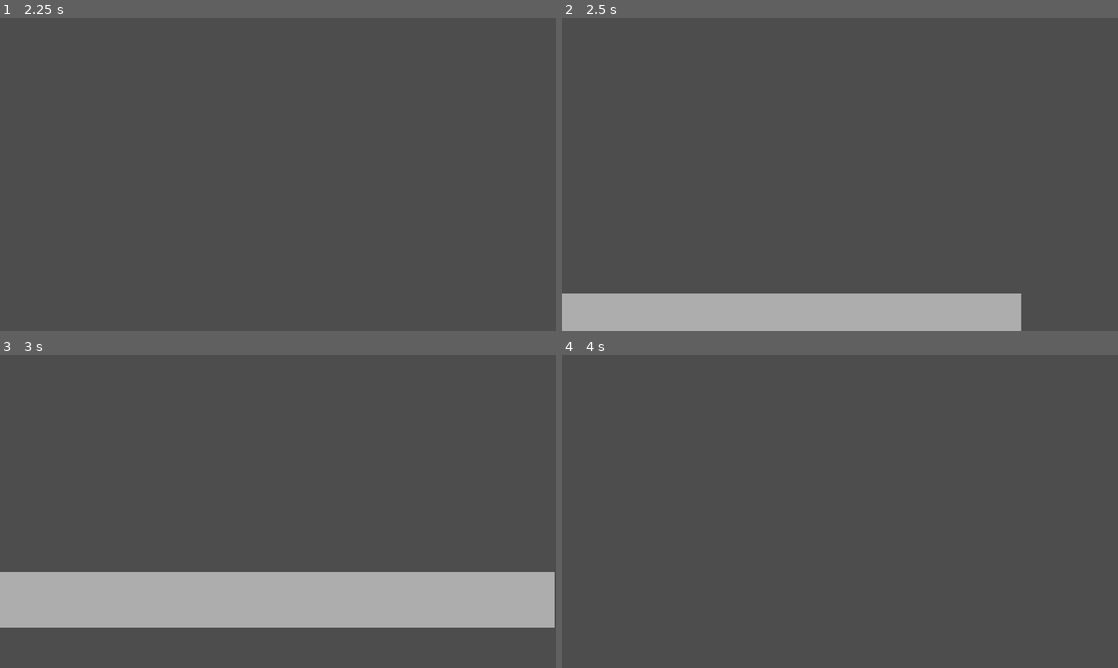
Above: before the commit, frames 1-4 (two rows, left to right).
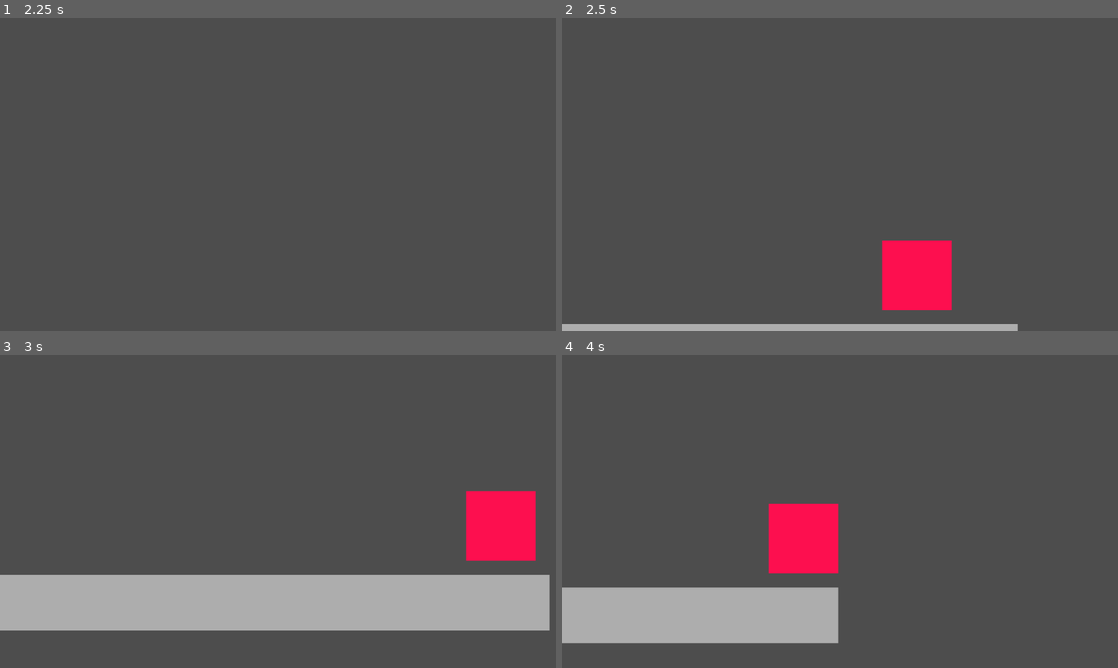
Above: after the commit, the same moments.

Repository: s29741-pj/SGD_DropPod
Game: Godot game, scene res://scenes/main.tscn
Two runs of this game, one before a commit and one after it. Both use one fixed random seed, a clock stepped at 60 frames per second and the inputs below.
Inputs (mouse positions are in pixels of both pictures, inside the frame that each line leads up to):
- Up to frame 1 (2.25 s): tap Enter (ui_accept) at 0.5, 0.77, 1.25, 1.52, 2 s; move the mouse to (400, 158) at 0.52 s; hold Right (ui_right) 0.53-2.03 s; tap Q (switch_weapon) at 0.6, 1.35, 2.1 s; move the mouse to (166, 190) at 1.27 s; move the mouse to (333, 105) at 2.02 s; hold Left (ui_left) from 2.03 s (still down)
- Up to frame 2 (2.5 s): keep holding Left (ui_left)
- Up to frame 3 (3 s): move the mouse to (250, 574) at 2.77 s; release Left (ui_left) at 2.78 s; hold Right (ui_right) from 2.78 s (still down); tap Q (switch_weapon) at 2.85 s
- Up to frame 4 (4 s): keep holding Right (ui_right); tap Enter (ui_accept) at 3.02, 3.77 s; move the mouse to (1006, 558) at 3.52 s; tap Q (switch_weapon) at 3.6 s

Frame 1 is identical in both runs. In frame 2, 10% of the frame differs, in the area x 0-83%, y 71-100%; in frame 3, 4.8%; in frame 4, 12%, in the area x 0-50%, y 47-93%.

Commit message:
dzien5: enemy z AI patrolowania, system broni

Diff:
--- a/project.godot
+++ b/project.godot
@@ -34,6 +34,12 @@
 ]
 }
 
+[layer_names]
+
+2d_physics/layer_1="player"
+2d_physics/layer_2="enemy"
+2d_physics/layer_3="bullet"
+
 [physics]
 
 3d/physics_engine="Jolt Physics"
--- a/scenes/bullet.gd
+++ b/scenes/bullet.gd
@@ -4,9 +4,15 @@
 var direction = Vector2.ZERO
 
 func _ready():
-	# Usuń pocisk po 2 sekundach
+	body_entered.connect(_on_body_entered)
 	await get_tree().create_timer(2.0).timeout
-	queue_free()
+	if is_inside_tree():
+		queue_free()
 
 func _process(delta):
 	position += direction * SPEED * delta
+
+func _on_body_entered(body):
+	if body.has_method("take_damage"):
+		body.take_damage(1)
+	queue_free()
--- a/scenes/bullet.tscn
+++ b/scenes/bullet.tscn
@@ -6,6 +6,8 @@
 radius = 3.0
 
 [node name="Bullet" type="Area2D" unique_id=1379702549]
+collision_layer = 4
+collision_mask = 2
 script = ExtResource("1_mkf8s")
 
 [node name="CollisionShape2D" type="CollisionShape2D" parent="." unique_id=495124126]
@@ -13,5 +15,5 @@
 
 [node name="ColorRect" type="ColorRect" parent="." unique_id=1820393424]
 custom_minimum_size = Vector2(6, 6)
-offset_right = 40.0
-offset_bottom = 40.0
+offset_right = 6.0
+offset_bottom = 6.0
--- /dev/null
+++ b/scenes/color_rect.gd
@@ -0,0 +1,11 @@
+extends ColorRect
+
+
+# Called when the node enters the scene tree for the first time.
+func _ready() -> void:
+	pass # Replace with function body.
+
+
+# Called every frame. 'delta' is the elapsed time since the previous frame.
+func _process(delta: float) -> void:
+	pass
--- /dev/null
+++ b/scenes/enemy.gd
@@ -0,0 +1,33 @@
+extends CharacterBody2D
+
+const SPEED = 60.0
+const GRAVITY = 900.0
+var hp = 3
+var direction = 1.0
+var just_turned = false
+
+@onready var floor_detector = $FloorDetector
+
+func _physics_process(delta):
+	if not is_on_floor():
+		velocity.y += GRAVITY * delta
+
+	velocity.x = SPEED * direction
+	floor_detector.position.x = 8 * direction
+
+	if not just_turned:
+		if is_on_wall():
+			direction *= -1
+			just_turned = true
+		elif is_on_floor() and not floor_detector.is_colliding():
+			direction *= -1
+			just_turned = true
+	else:
+		just_turned = false
+
+	move_and_slide()
+
+func take_damage(amount):
+	hp -= amount
+	if hp <= 0:
+		queue_free()
--- /dev/null
+++ b/scenes/enemy.tscn
@@ -0,0 +1,28 @@
+[gd_scene format=3 uid="uid://cqfeili5j8v5f"]
+
+[ext_resource type="Script" uid="uid://dxuy5xr5414bb" path="res://scenes/enemy.gd" id="1_md0e3"]
+[ext_resource type="Script" uid="uid://b8j18500th1ld" path="res://scenes/color_rect.gd" id="2_4ra3w"]
+
+[sub_resource type="RectangleShape2D" id="RectangleShape2D_8tegq"]
+size = Vector2(16, 32)
+
+[node name="Enemy" type="CharacterBody2D" unique_id=623081516]
+script = ExtResource("1_md0e3")
+
+[node name="Sprite2D" type="Sprite2D" parent="." unique_id=1849680943]
+
+[node name="CollisionShape2D" type="CollisionShape2D" parent="." unique_id=266948570]
+shape = SubResource("RectangleShape2D_8tegq")
+
+[node name="ColorRect" type="ColorRect" parent="." unique_id=1321816521]
+custom_minimum_size = Vector2(16, 32)
+offset_left = -8.0
+offset_top = -16.0
+offset_right = 32.0
+offset_bottom = 24.0
+color = Color(0.9918147, 0.06046655, 0.30888042, 1)
+script = ExtResource("2_4ra3w")
+
+[node name="FloorDetector" type="RayCast2D" parent="." unique_id=1484633901]
+position = Vector2(10, 0)
+target_position = Vector2(0, 40)
--- a/scenes/main.tscn
+++ b/scenes/main.tscn
@@ -4,6 +4,7 @@
 [ext_resource type="Script" uid="uid://bt1600e1spt7k" path="res://scenes/player.gd" id="2_0wfyh"]
 [ext_resource type="PackedScene" uid="uid://dcfurxm5arnj1" path="res://scenes/bullet.tscn" id="3_sugp2"]
 [ext_resource type="PackedScene" uid="uid://dd3f308rvmq4n" path="res://scenes/muzzle_flash.tscn" id="4_jyhfs"]
+[ext_resource type="PackedScene" uid="uid://cqfeili5j8v5f" path="res://scenes/enemy.tscn" id="5_tbgi4"]
 
 [sub_resource type="RectangleShape2D" id="RectangleShape2D_0wfyh"]
 size = Vector2(640, 32)
@@ -13,6 +14,7 @@
 [node name="TileMapLayer" type="TileMapLayer" parent="." unique_id=168287678]
 
 [node name="Player" parent="." unique_id=1675319849 instance=ExtResource("1_o5qli")]
+collision_mask = 3
 script = ExtResource("2_0wfyh")
 bullet_scene = ExtResource("3_sugp2")
 muzzle_flash_scene = ExtResource("4_jyhfs")
@@ -32,3 +34,7 @@
 
 [node name="CollisionShape2D" type="CollisionShape2D" parent="StaticBody2D" unique_id=1216102335]
 shape = SubResource("RectangleShape2D_0wfyh")
+
+[node name="Enemy" parent="." unique_id=623081516 instance=ExtResource("5_tbgi4")]
+position = Vector2(100, 284)
+collision_layer = 2
Not shown, added: scenes/color_rect.gd.uid
Not shown, added: scenes/enemy.gd.uid
